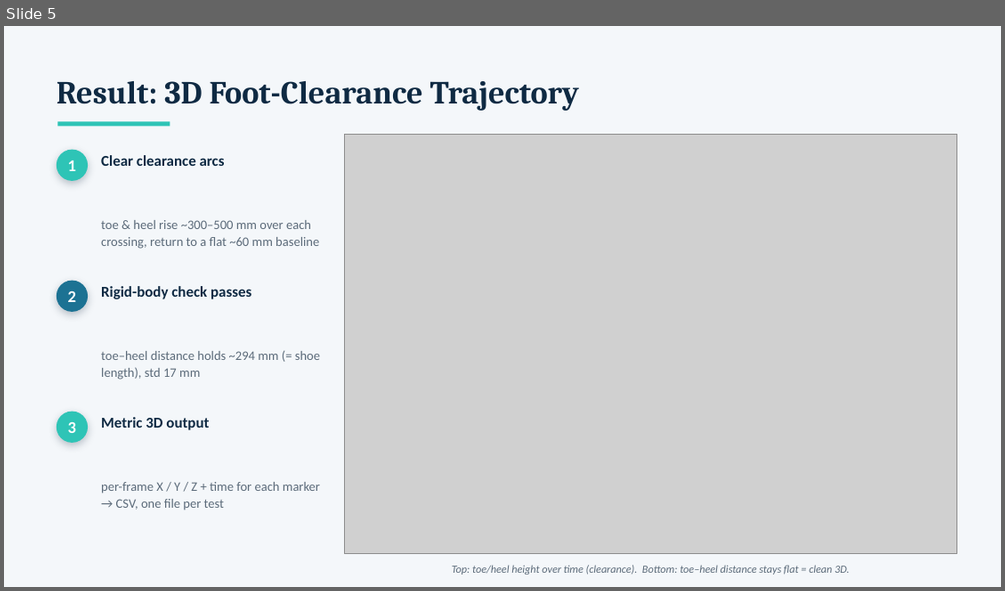
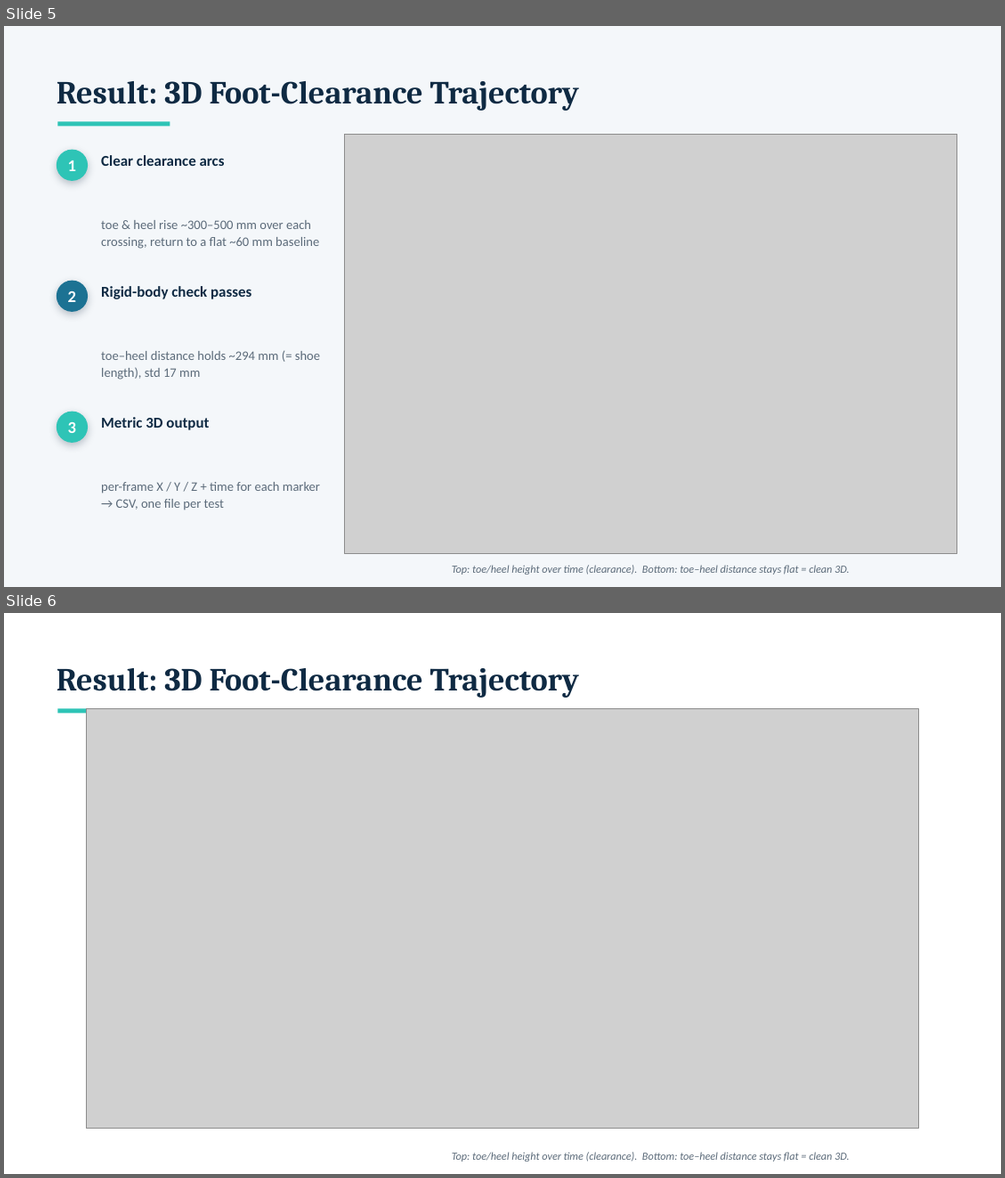
Before and after one commit to ehsansharafianm/obstacle-crossing-computer-vision, a slide deck: slides/obstacle_crossing_update.pptx. Shown one above the other, each under a label of ours: slide 5 before the commit, slides 5 and 6 after it. The pictures are 1005x591 and 1005x1178 pixels, drawn with LibreOffice and Linux fonts; fonts in the diff are those of the drawing; grey boxes stand for pictures. Boxes give left, top, right and bottom in pixels: in the first picture for what was removed or moved away, otherwise in the second. Text is boxed around its words. In the diff, an @@ line names an element or a change of style, - is before the commit and + after.

```diff
--- a/slides/obstacle_crossing_update.pptx
+++ b/slides/obstacle_crossing_update.pptx
@@ slide 6 added at box(4, 613, 1001, 1174), background #FFFFFF @@
@@ text added at box(57, 668, 579, 698), 31 pt, text #0F2A43, bold @@
+Result: 3D Foot-Clearance Trajectory
@@ rectangle added at box(57, 709, 170, 714), fill #2EC4B6 @@
@@ picture added at box(86, 709, 919, 1128) @@
@@ text added at box(452, 1151, 849, 1161), 10.5 pt, text #5C6B7A, italic @@
+Top: toe/heel height over time (clearance). Bottom: toe–heel distance stays flat = clean 3D.
```
Also in this commit, not shown: 5 other files.
